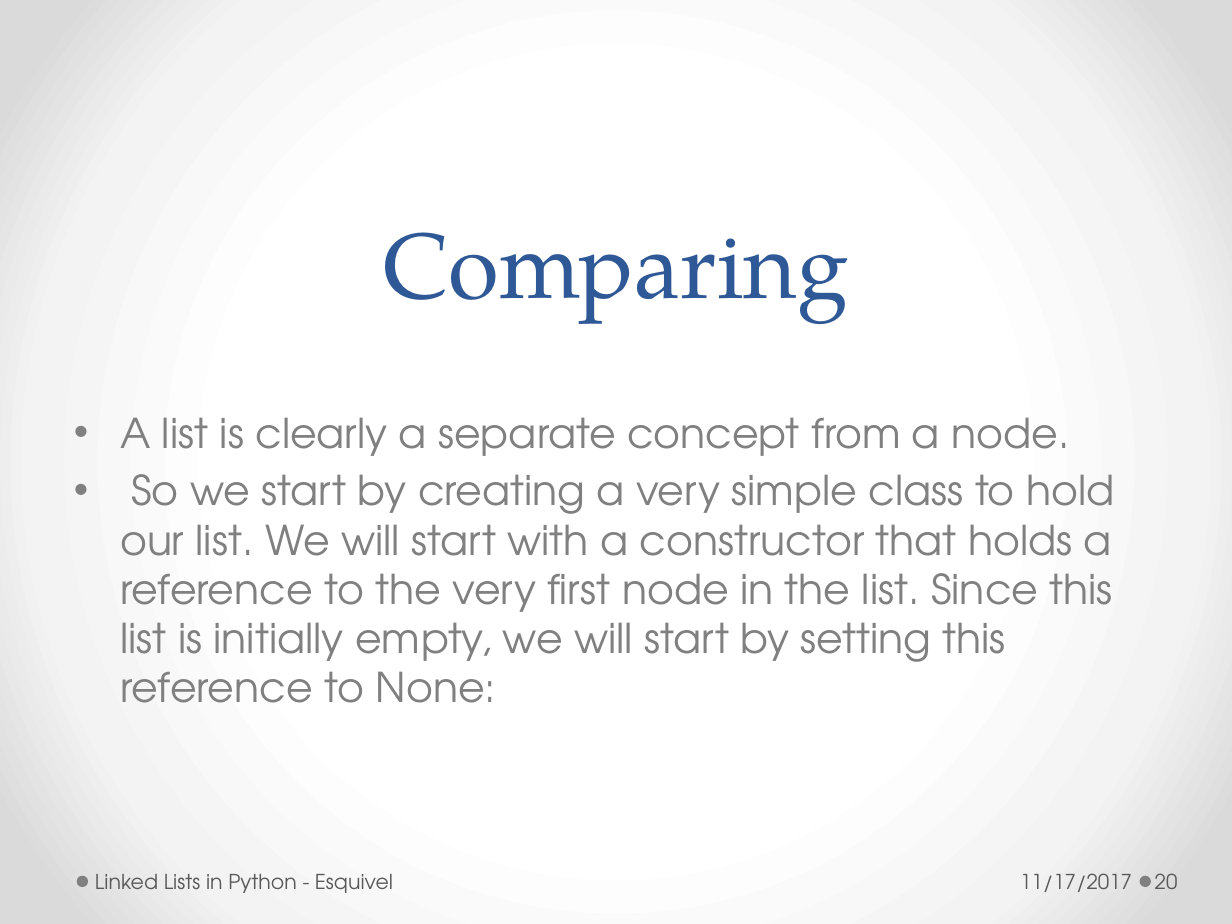
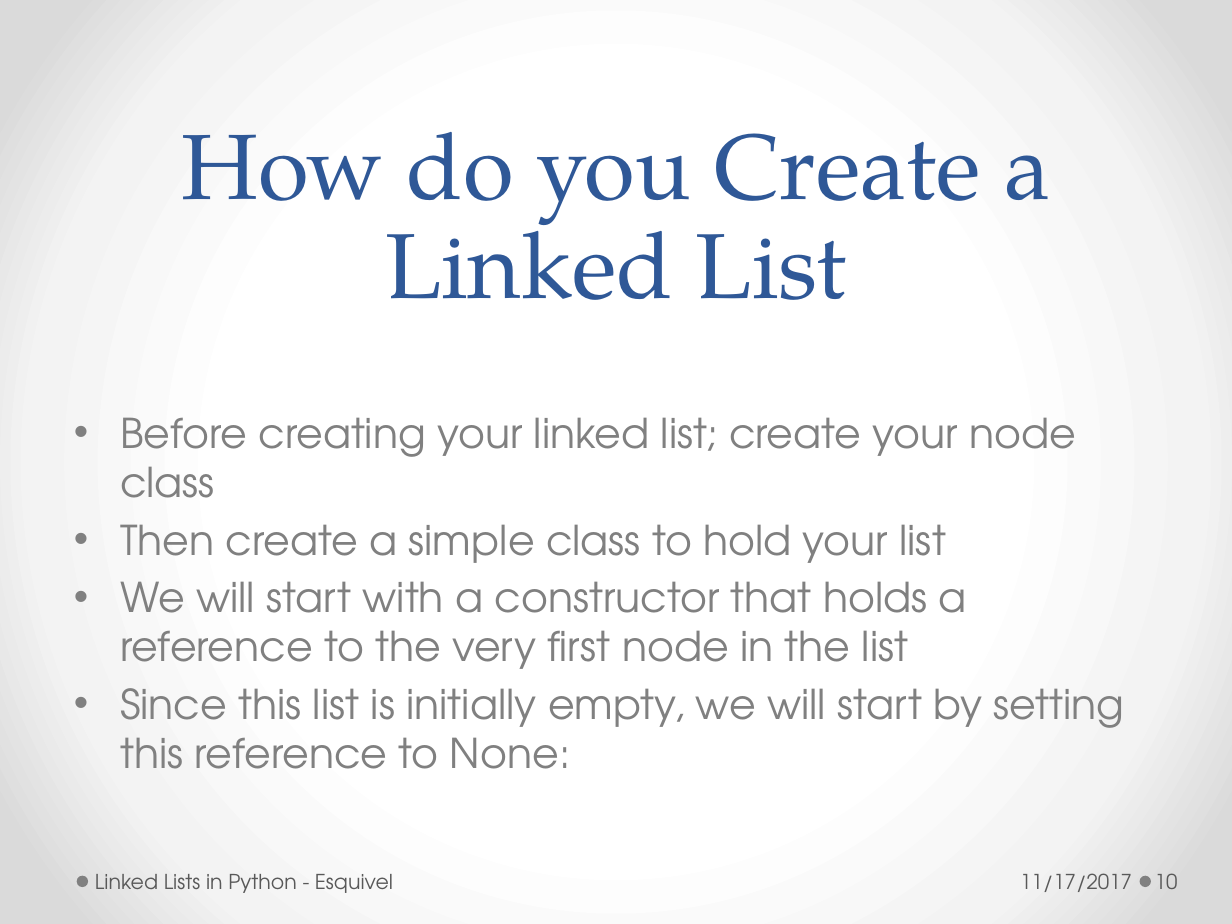
Before and after one commit to redsunsetrose/linked-Lists, a slide deck: slide 10 of LinkedLists.pptx (slide 20 before the commit). Drawn at 1232x924 pixels with LibreOffice and Linux fonts; fonts in the diff are those of the drawing. Boxes give left, top, right and bottom in pixels: in the first picture for what was removed or moved away, otherwise in the second. Text is boxed around its words. In the diff, an @@ line names an element or a change of style, - is before the commit and + after.

```diff
--- a/LinkedLists.pptx
+++ b/LinkedLists.pptx
@@ title at [182,132,1050,300]: text changed @@
-Comparing
+How do you Create a Linked List
@@ text at [120,417,1124,769]: text changed @@
-• A list is clearly a separate concept from a node.
-• So we start by creating a very simple class to hold our list. We will start with a constructor that holds a reference to the very first node in the list. Since this list is initially empty, we will start by setting this reference to None:
+• Before creating your linked list; create your node class
+• Then create a simple class to hold your list
+• We will start with a constructor that holds a reference to the very first node in the list
+• Since this list is initially empty, we will start by setting this reference to None:
@@ page number at [1155,873,1178,889]: text changed @@
-20
+10
```
Also in this commit, not shown: 15 other slides changed, 5 slides removed.
